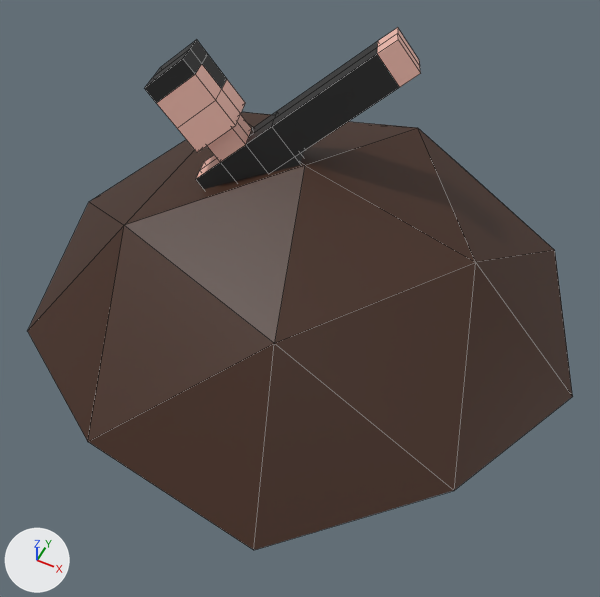
The Blender file Assets/Models/Master.blend as it was, and as the next commit left it.
Camera for both pictures: a 50 mm lens placed at (0.811, -1.652, 1.827), pointed at (0.071, -0.173, -0.022). The lights are fixed; the arrows at lower left show +X, +Y and +Z. Mesh edges are drawn as thin lines.
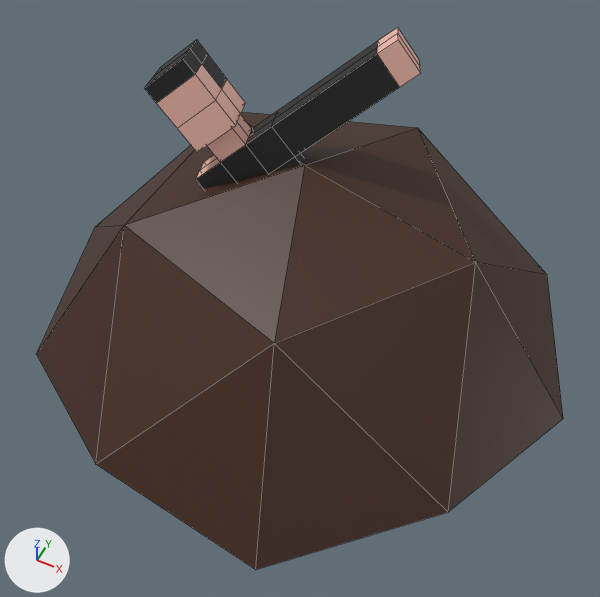
The newer file is also rescaled (x2.1), turned or shifted as a whole; pictures and numbers use the older file's frame.

The change, as JSON lines over the scene's bpy script:
```json
{"block": "me_icosphere", "where": "me_icosphere.from_pydata(...)  # 92 vertices, 94 faces; spans x -0.85..0.89, y -0.85..0.85, z -0.28..0.67"}
{"block": "me_icosphere", "where": "# used by ob_icosphere; location = (0.0, 0.0, 0.0)"}
{"block": "me_icosphere", "where": "# before: 0 (0.28, -0.85, -0.22) at pixel (253, 550), 1 (-0.72, -0.53, -0.22) at pixel (27, 331), 2 (-0.72, 0.53, -0.22), 3 (0.28, 0.85, -0.22) at pixel (468, 172), 4 (0.89, 0.0, -0.22) at pixel (572, 396)"}
{"block": "me_icosphere", "where": "# before: 6 (0.69, -0.5, -0.14) at pixel (454, 490), 7 (-0.26, -0.81, -0.14) at pixel (87, 441), 8 (-0.85, 0.0, -0.14) at pixel (88, 201), 9 (-0.26, 0.81, -0.14), 10 (0.69, 0.5, -0.14) at pixel (554, 250)"}
{"block": "me_icosphere", "where": "# before: 16 (0.15, -0.11, -0.24), 18 (0.1, 0.0, -0.28), 25 (0.16, 0.04, -0.22), 28 (0.21, -0.07, -0.19), 60 (0.12, -0.06, -0.26)"}
{"block": "me_icosphere", "where": "# before: 66 (0.19, -0.01, -0.21)"}
{"block": "me_icosphere", "change": "me_icosphere part 1"}
{"op": "add", "block": "me_icosphere", "code": "for i in [*range(0, 5), *range(6, 11), 16, 18, 25, 28, 60, 66]: me_icosphere.vertices[i].co += Vector((0.0, 0.0, -0.12))"}
```

Location of each change, (x1, y1, x2, y2) in pixels of the pictures (600 x 597 px; the box of a moved part takes in the faces that stretch with it):
```json
{"object": "Icosphere", "change": "reshaped", "before": [28, 27, 573, 550], "after": [37, 27, 563, 569]}
{"part": 1, "of": "me_icosphere", "change": "moved or reshaped", "before": [28, 128, 573, 550], "after": [37, 128, 563, 569]}
```
